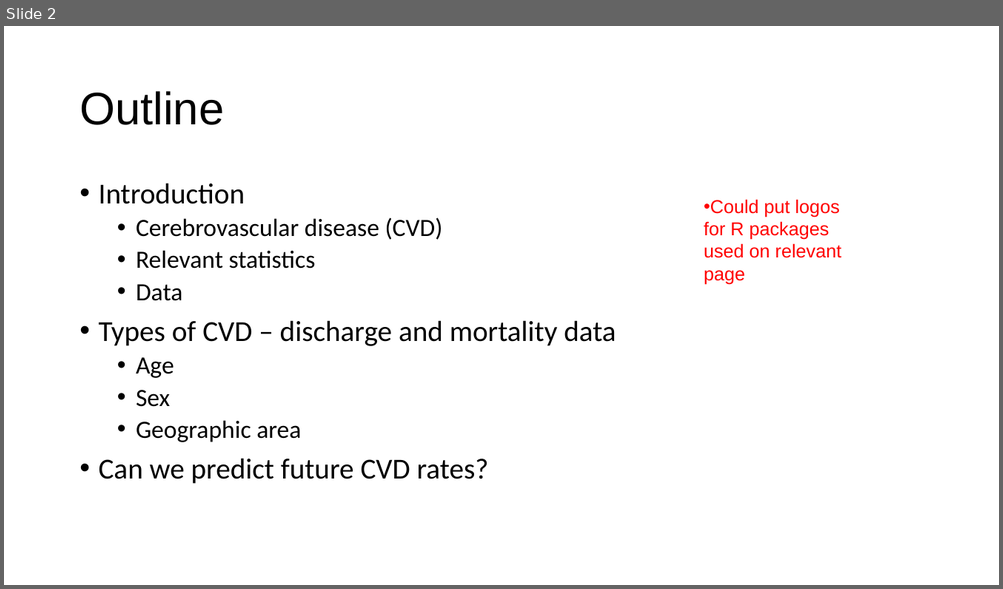
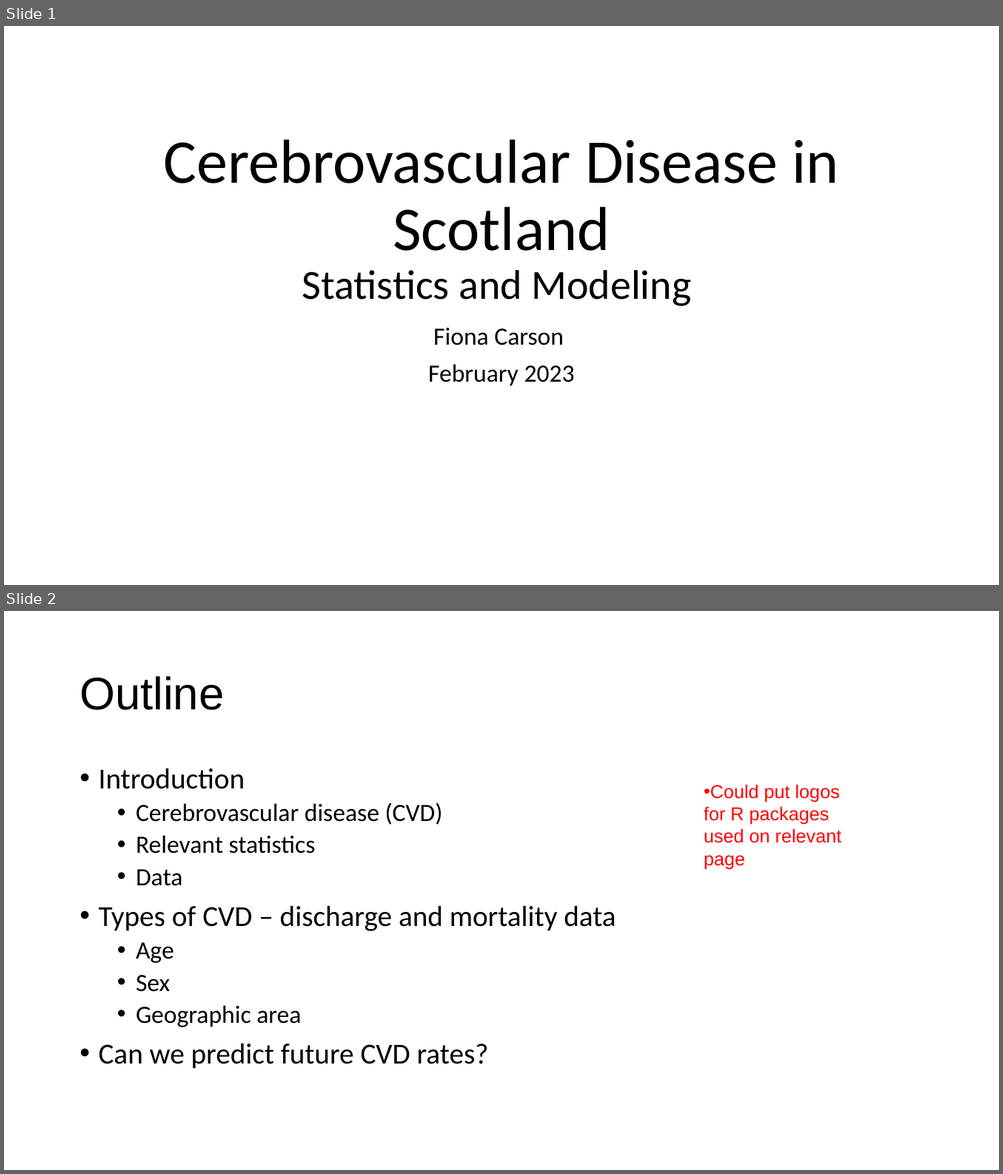
Before and after one commit to fionacarson/final_project_phs_stroke, a slide deck: presentation/phs_stroke_presentation.pptx. Shown one above the other, each under a label of ours: slide 2 before the commit, slides 1 and 2 after it. The pictures are 1003x589 and 1003x1174 pixels, drawn with LibreOffice and Linux fonts; fonts in the diff are those of the drawing. Boxes give left, top, right and bottom in pixels: in the first picture for what was removed or moved away, otherwise in the second. Text is boxed around its words. In the diff, an @@ line names an element or a change of style, - is before the commit and + after.

Commit message:
linear regression model

```diff
--- a/presentation/phs_stroke_presentation.pptx
+++ b/presentation/phs_stroke_presentation.pptx
@@ slide 1 added at [4,26,999,585], background #FFFFFF @@
@@ title added at [164,139,838,306], 60 pt, text #000000 @@
+Cerebrovascular Disease in Scotland
+Statistics and Modeling
@@ subtitle added at [428,328,575,386], 24 pt, text #000000 @@
+Fiona Carson
+February 2023
```
Also in this commit, not shown: 5 slides changed, 5 other slides added, 3 slides removed, 9 other files.
